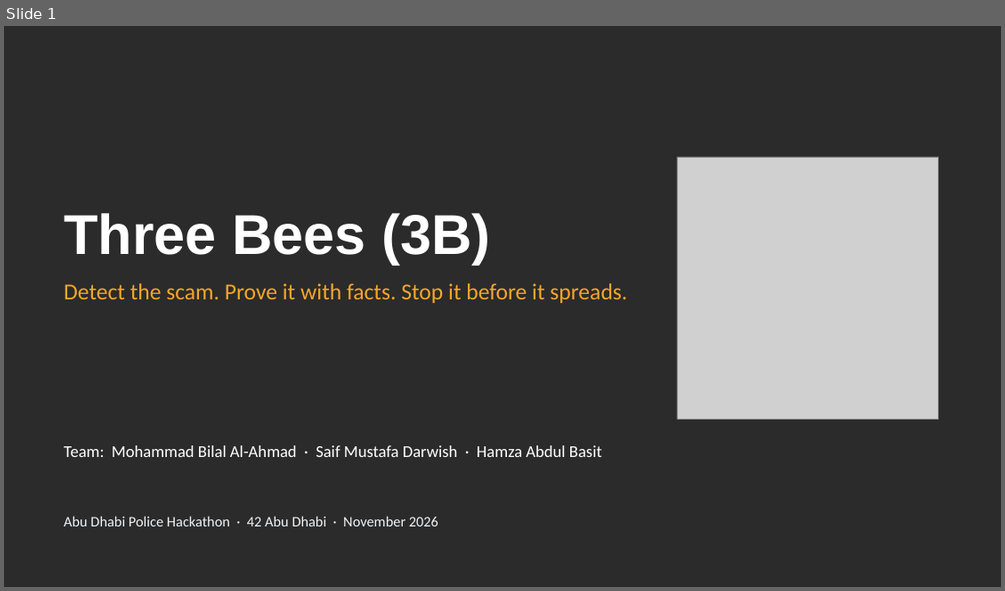
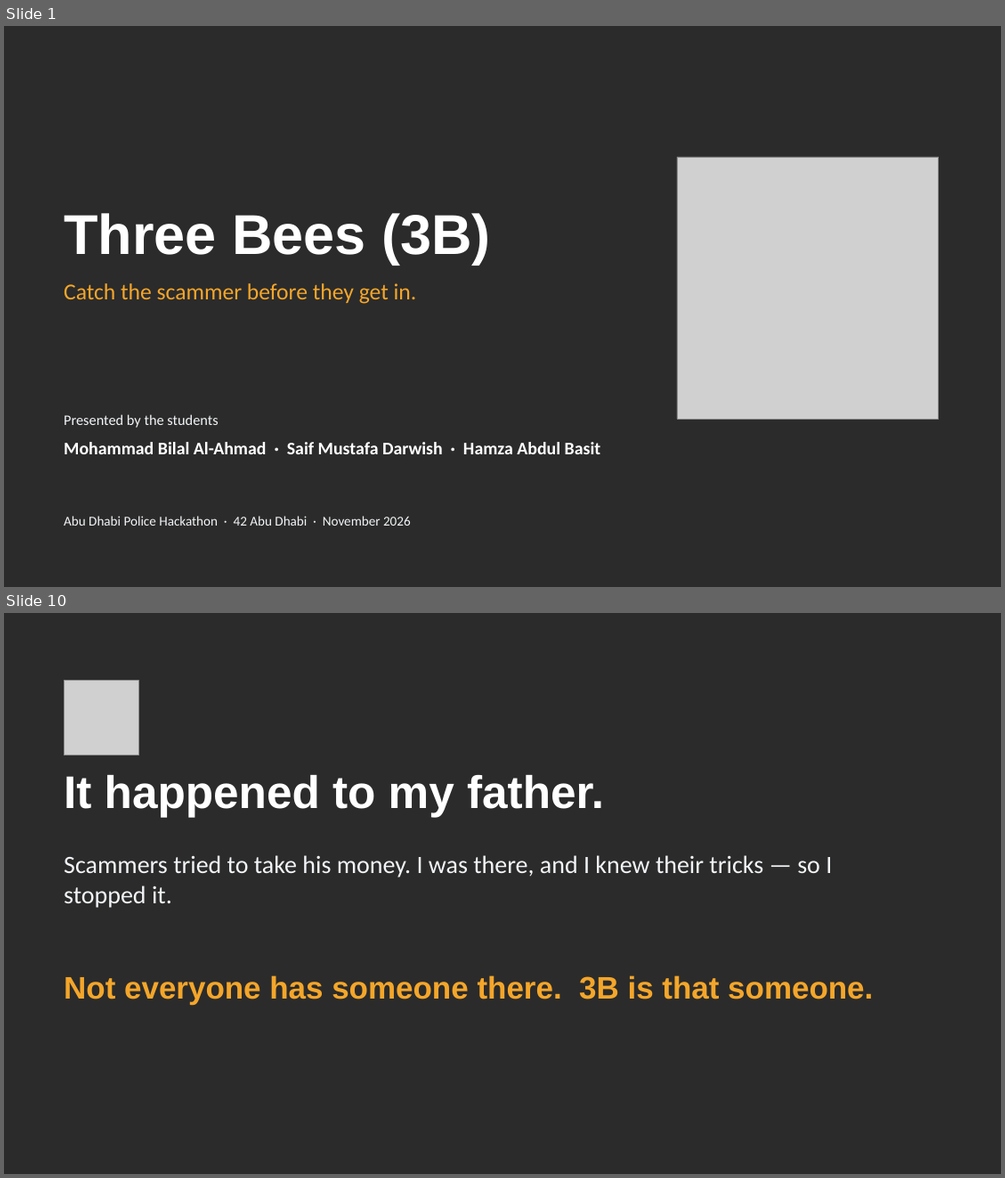
Before and after one commit to Mezx-1/three-bees, a slide deck: docs/presentation/ThreeBees_3B.pptx. Shown one above the other, each under a label of ours: slide 1 before the commit, slides 1 and 10 after it; the slides between them are not shown. The pictures are 1005x591 and 1005x1178 pixels, drawn with LibreOffice and Linux fonts; fonts in the diff are those of the drawing; grey boxes stand for pictures; background and template pictures are left out; a plain dark background stands for a picture behind light text. Boxes give left, top, right and bottom in pixels: in the first picture for what was removed or moved away, otherwise in the second. Text is boxed around its words. In the diff, an @@ line names an element or a change of style, - is before the commit and + after.

```diff
--- a/docs/presentation/ThreeBees_3B.pptx
+++ b/docs/presentation/ThreeBees_3B.pptx
@@ slide 10 added at [4,613,1001,1174], background picture (left out) @@
@@ picture added at [64,681,138,755] @@
@@ text added at [64,775,604,817], 44 pt, text #FFFFFF, bold @@
+It happened to my father.
@@ text added at [64,855,832,908], 24 pt, text #F2F4F7 @@
+Scammers tried to take his money. I was there, and I knew their tricks — so I stopped it.
@@ text added at [64,975,873,1005], 30 pt, text #F4A62A, bold @@
+Not everyone has someone there. 3B is that someone.
@@ slide 1 changed as well @@
@@ text at [64,283,417,304]: text changed @@
-Detect the scam. Prove it with facts. Stop it before it spreads.
+Catch the scammer before they get in.
@@ text added at [64,414,218,427], 14 pt, text #F2F4F7 @@
+Presented by the students
@@ text at [64,442,601,454]: text changed; size 16 to 17 pt; bold on @@
-Team: Mohammad Bilal Al-Ahmad · Saif Mustafa Darwish · Hamza Abdul Basit
+Mohammad Bilal Al-Ahmad · Saif Mustafa Darwish · Hamza Abdul Basit
@@ text "Abu Dhabi Police Hackathon · ..." at [64,516,411,525]: size 14 to 13 pt @@
```
Also in this commit, not shown: 2 other slides changed, 10 other slides added, 9 slides removed.
